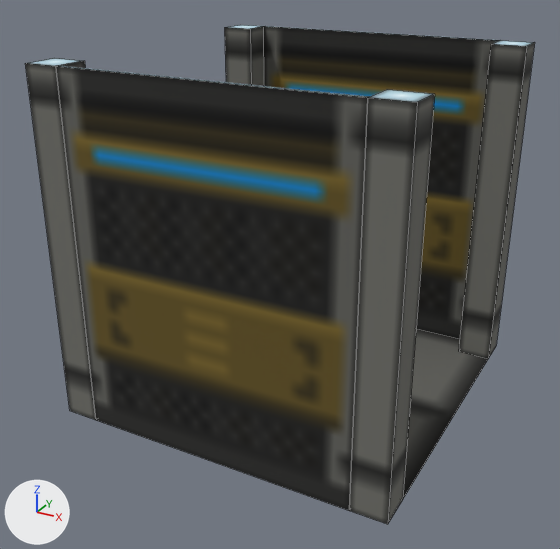
An edit to the OBJ model Models/Walls/Wall1/EW.obj, drawn before and after from the same camera.
Camera for both pictures: a 50 mm camera at (1.96, -3.8, 1.58) aimed at (-0.05, -0.15, -0.25). Arrows for +X, +Y and +Z are at lower left; the lights stay in place. The older version comes first. Mesh edges are drawn as thin lines. Where no turn or scale is listed for an object, it has been applied to the vertices.

Script lines for the objects in view, before the commit:
```python
me_floor = bpy.data.meshes.new('Floor')
me_floor.from_pydata(...)  # 4 vertices, 1 face; spans x -1.0..1.0, y -1.0..1.0, z -1.0
me_floor.materials.append(mat_m_9a67e170_a429_6e0b_c13d_136cc56454c0)  # picture img_walltexture_png
me_n = bpy.data.meshes.new('N')
me_n.from_pydata(...)  # a box spanning x -0.8..0.8, y 0.98..1.0, z -1.0..1.0
me_n.materials.append(mat_m_9a67e170_a429_6e0b_c13d_136cc56454c0)  # picture img_walltexture_png
# before: 0 (-0.8, 0.98, -1.0), 1 (-0.8, 0.98, 1.0) at pixel (263, 26), 2 (-0.8, 1.0, 1.0) at pixel (265, 26), 3 (-0.8, 1.0, -1.0), 4 (0.8, 1.0, 1.0) at pixel (500, 40)
# before: 5 (0.8, 1.0, -1.0), 6 (0.8, 0.98, 1.0) at pixel (499, 40), 7 (0.8, 0.98, -1.0)
me_s = bpy.data.meshes.new('S')
me_s.from_pydata(...)  # a box spanning x -0.8..0.8, y -1.0..-0.98, z -1.0..1.0
me_s.materials.append(mat_m_9a67e170_a429_6e0b_c13d_136cc56454c0)  # picture img_walltexture_png
# before: 0 (-0.8, -1.0, -1.0) at pixel (95, 419), 1 (-0.8, -1.0, 1.0) at pixel (55, 66), 2 (-0.8, -0.98, 1.0) at pixel (58, 65), 3 (-0.8, -0.98, -1.0), 4 (0.8, -0.98, 1.0) at pixel (369, 96)
# before: 5 (0.8, -0.98, -1.0), 6 (0.8, -1.0, 1.0) at pixel (367, 97), 7 (0.8, -1.0, -1.0) at pixel (349, 510)
me_sw = bpy.data.meshes.new('SW')
me_sw.from_pydata(...)  # a box spanning x -1.0..-0.8, y -1.0..-0.8, z -1.0..1.0
me_sw.materials.append(mat_m_9a67e170_a429_6e0b_c13d_136cc56454c0)  # picture img_walltexture_png
ob_floor = bpy.data.objects.new('Floor', me_floor)
ob_floor.location = (0.0, 0.0, 0.0)
ob_n = bpy.data.objects.new('N', me_n)
ob_n.location = (0.0, 0.0, 0.0)
ob_s = bpy.data.objects.new('S', me_s)
ob_s.location = (0.0, 0.0, 0.0)
ob_sw = bpy.data.objects.new('SW', me_sw)
ob_sw.location = (0.0, 0.0, 0.0)
# also in view: 'NE' at (0.9, 0.9, 0.0); 'SE' at (0.9, -0.9, 0.0); 'NW' at (-0.9, 0.9, 0.0)
```
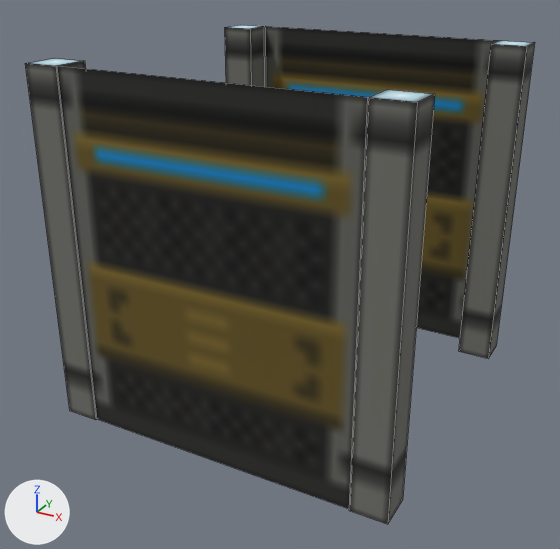
Location of each change, [x1, y1, x2, y2] in pixels of the pictures (560 x 549 px):
'S', reshaped
    before: [56, 66, 369, 510]
    after: [58, 66, 368, 509]
'N', reshaped
    before: [264, 26, 500, 339]
    after: [264, 26, 500, 338]
'Floor', deleted
    before: [403, 328, 488, 498]

The edits, one by one:
me_n is used by ob_n; location (0.0, 0.0, 0.0).
Verts and faces of me_n; kept vertices keep their numbers, new ones are numbered from 8.
me_n had 8 vertices, 6 faces and spanned x -0.8..0.8, y 0.98..1.0, z -1.0..1.0.
me_n now has 4 vertices, 1 face and spans x -0.8..0.8, y 0.99, z -1.0..1.0.
Part 1, on me_n:
Vertices deleted: 0 to 7 (with the faces that use them).
New vertex 8 is at (-0.8, 0.99, -1.0).
New vertex 9 is at (-0.8, 0.99, 1.0), pixel (264, 26).
New vertex 10 is at (0.8, 0.99, 1.0), pixel (499, 40).
New vertex 11 is at (0.8, 0.99, -1.0).
New faces: (8, 9, 10, 11).
me_s is used by ob_s; location (0.0, 0.0, 0.0).
Verts and faces of me_s; kept vertices keep their numbers, new ones are numbered from 8.
me_s had 8 vertices, 6 faces and spanned x -0.8..0.8, y -1.0..-0.98, z -1.0..1.0.
me_s now has 4 vertices, 1 face and spans x -0.8..0.8, y -0.99, z -1.0..1.0.
Part 2, on me_s:
Vertices deleted: 0 to 7 (with the faces that use them).
New vertex 8 is at (-0.8, -0.99, -1.0), pixel (97, 419).
New vertex 9 is at (-0.8, -0.99, 1.0), pixel (57, 65).
New vertex 10 is at (0.8, -0.99, 1.0), pixel (368, 97).
New vertex 11 is at (0.8, -0.99, -1.0), pixel (349, 509).
New faces: (8, 9, 10, 11).
Object 'Floor' (ob_floor) is deleted.
